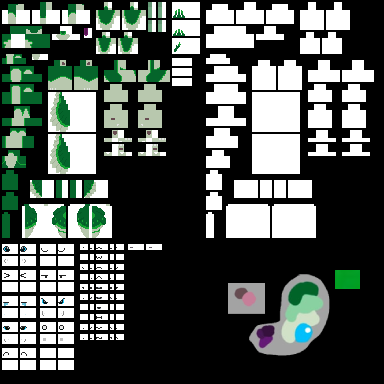
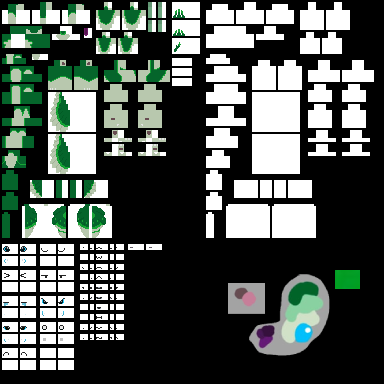
Comparing the layer stacks of the two 384px x 384px images. Changes:
painted on "Grimace_Effet" over bbox(4, 259, 26, 263)
painted on "Grimace_Effet2" over bbox(42, 311, 64, 316)
painted on "Grimace_Effet3" over bbox(4, 339, 26, 342)
